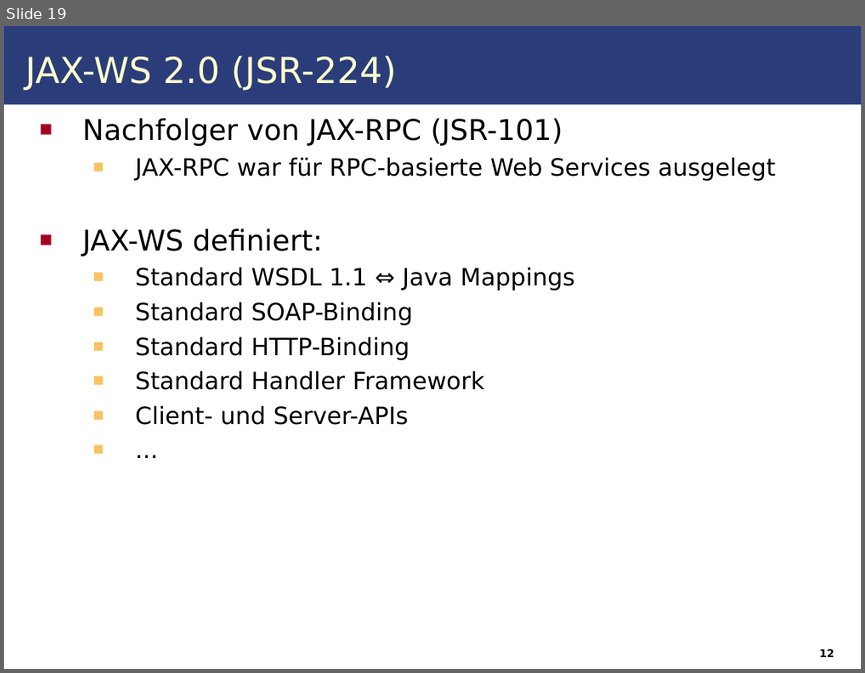
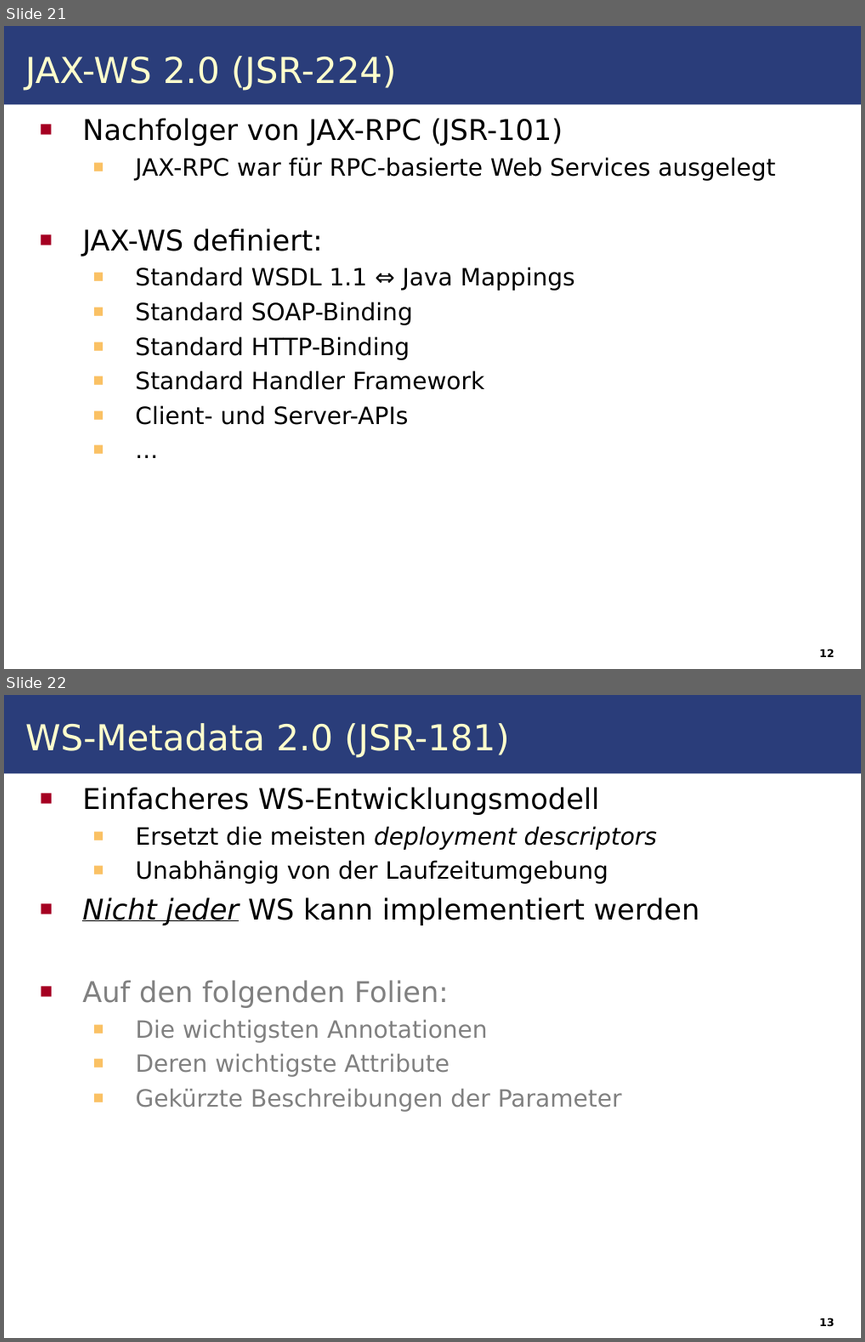
Before and after one commit to IAAS/decidr, a slide deck: seminars/rr/presentation/Web_Services.odp. Shown one above the other, each under a label of ours: slide 19 before the commit, slides 21 and 22 after it. The pictures are 865x673 and 865x1342 pixels, drawn with LibreOffice and Linux fonts; fonts in the diff are those of the drawing. Boxes give left, top, right and bottom in pixels: in the first picture for what was removed or moved away, otherwise in the second. Text is boxed around its words. In the diff, an @@ line names an element or a change of style, - is before the commit and + after.

```diff
--- a/seminars/rr/presentation/Web_Services.odp
+++ b/seminars/rr/presentation/Web_Services.odp
@@ slide 22 added at bbox=[4, 695, 861, 1338], background #FFFFFF; not listed: 1 template element that a slide beside it also shows @@
@@ text added at bbox=[25, 723, 509, 758], 30 pt, text #FFFFCC @@
+WS-Metadata 2.0 (JSR-181)
@@ text added at bbox=[82, 787, 700, 1111], 20 pt, text #000000 @@
+■ Einfacheres WS-Entwicklungsmodell
+  ■ Ersetzt die meisten deployment descriptors
+  ■ Unabhängig von der Laufzeitumgebung
+■ Nicht jeder WS kann implementiert werden
+■ Auf den folgenden Folien:
+  ■ Die wichtigsten Annotationen
+  ■ Deren wichtigste Attribute
+  ■ Gekürzte Beschreibungen der Parameter
@@ text added at bbox=[819, 1317, 834, 1327], 9 pt, text #000000, bold @@
+13
@@ what was slide 19 is now slide 21 @@
```
Also in this commit, not shown: 10 slides changed, 4 other slides added, 4 other files.
